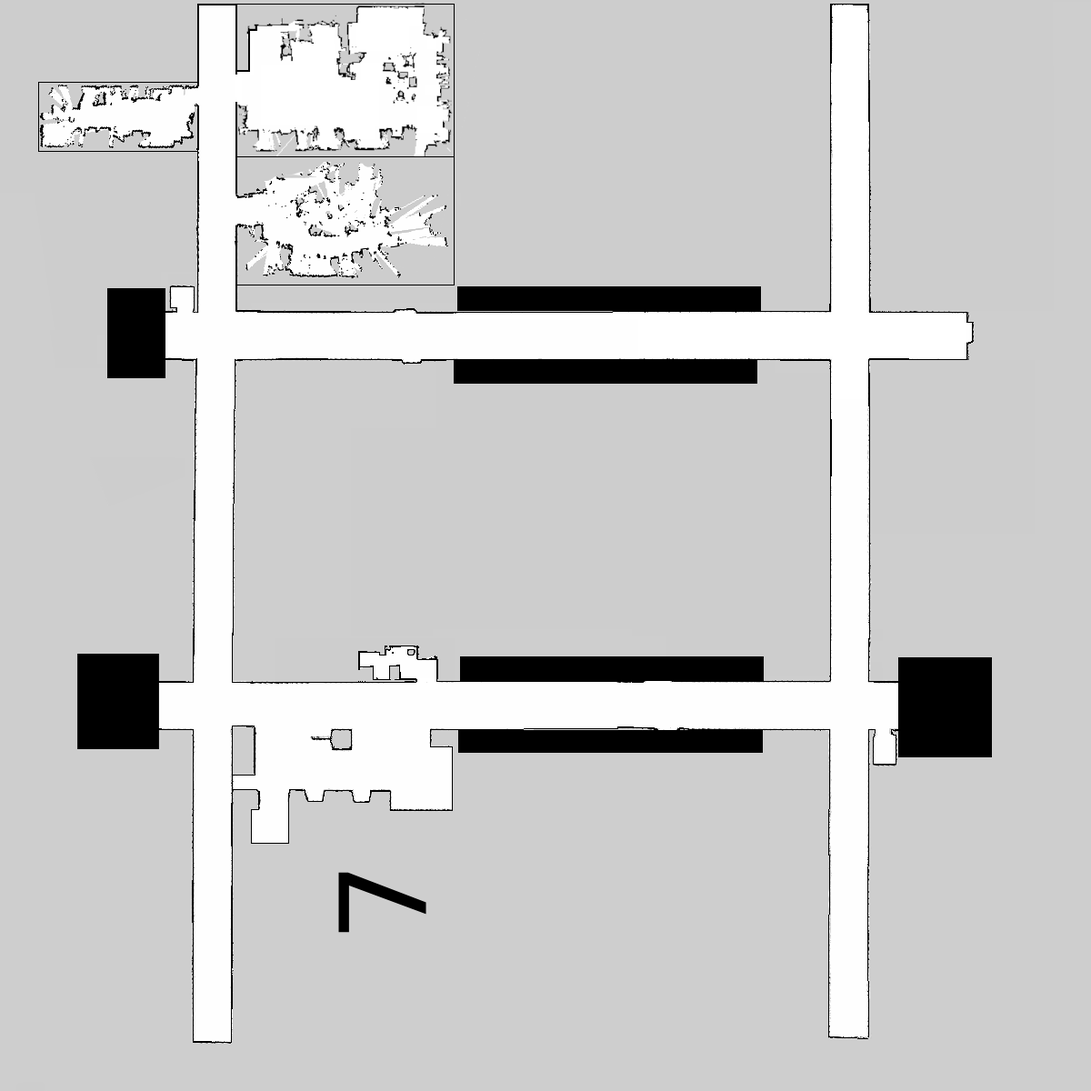
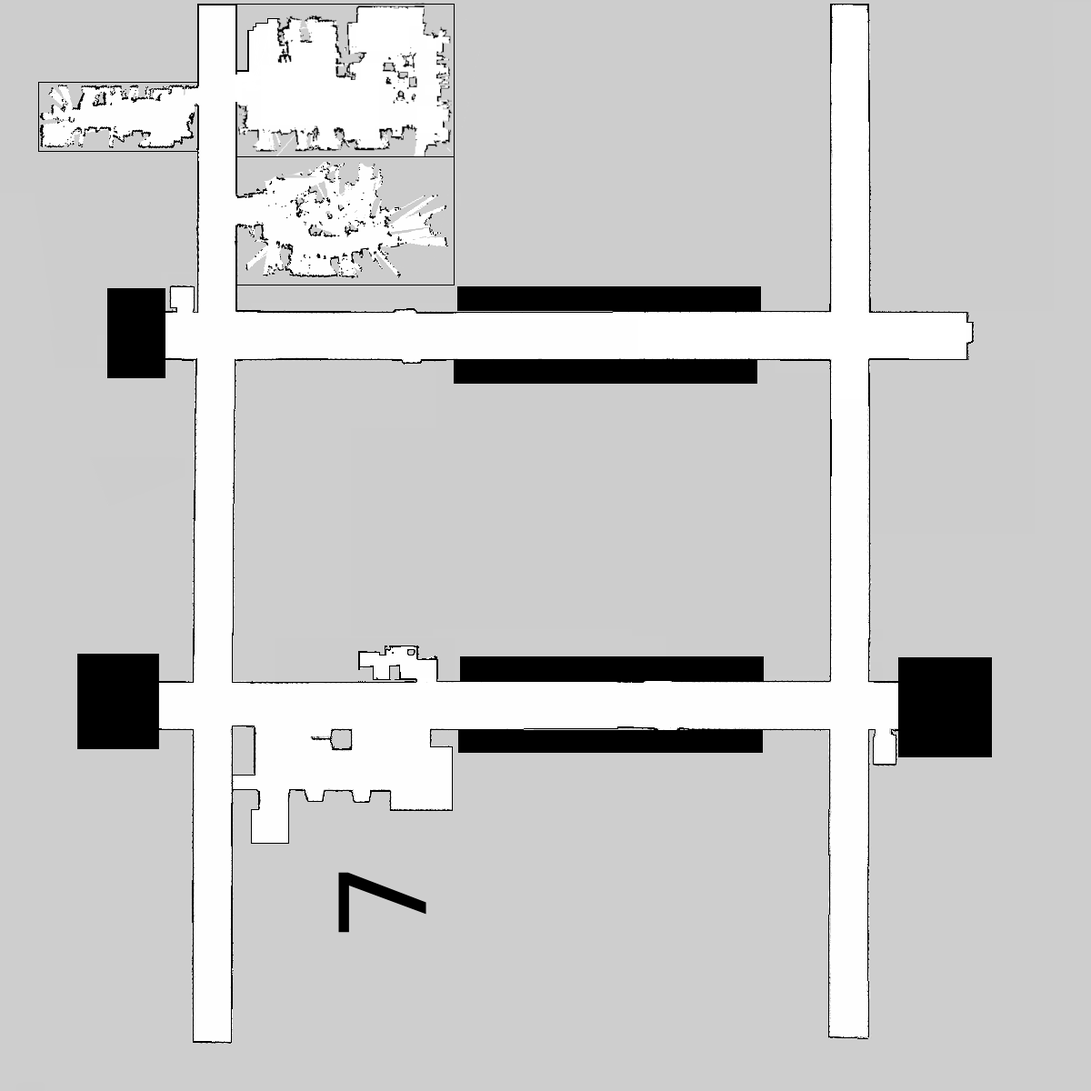
Layer changes from the first 1091 × 1091 image to the second:
painted on "eng2-7f-0.05.raw.pgm" over bbox(245, 11, 345, 80)
